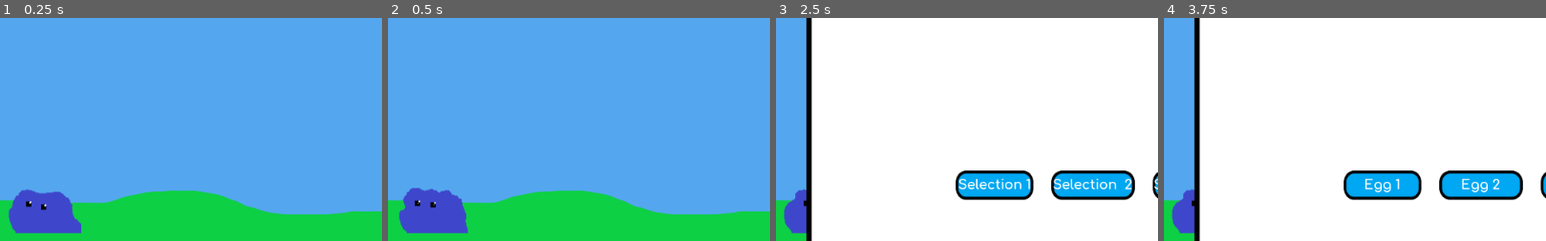
Above: before the commit, frames 1-4 (left to right).
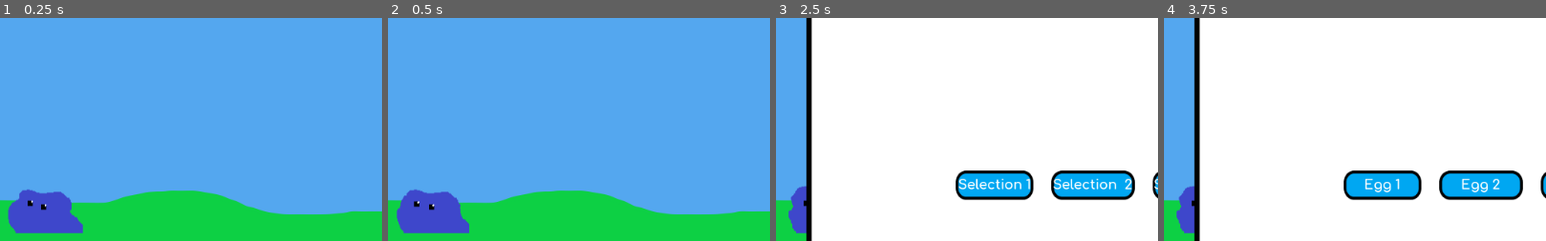
Above: after the commit, the same moments.

Repository: Elephant34/Bllob
Game: Godot game, scene res://scenes/bllob/main.tscn
Two runs of this game, one before a commit and one after it. Both use one fixed random seed, a clock stepped at 60 frames per second and the inputs below.
Inputs (mouse positions are % of the whole screen's width and height, from its top left):
- Up to frame 1 (0.25 s): no input
- Up to frame 2 (0.5 s): no input
- Up to frame 3 (2.5 s): click (48, 5) at 0.5 s; click (63, 5) at 1.25 s; click (77, 5) at 2 s
- Up to frame 4 (3.75 s): click (92, 5) at 2.75 s; click (37, 65) at 3.5 s
The pictures show only the part of the screen within x 8-58%, y 28-78%; the shares and areas given below are measured in that part.

The runs differ from the first frame. In frame 1, 0.2% of the frame differs, in the area x 2-22%, y 76-97%; in frame 2, 0.6%; in frame 3, 0.3%; in frame 4, 0.3%.

Commit message:
Added more bllob data to load and save

Diff:
--- a/scenes/GUI/GUI.gd
+++ b/scenes/GUI/GUI.gd
@@ -1,48 +1,49 @@
 extends Control
 
-# Stores the last button press to hide/show the panel
+# Stores the last button press to hide/show the menu_panel
 var last_pressed
 
 func _ready():
 	# Hide all panel elements just in case I forget to hide them manually
-	hide_panel(true)
+	hide_menu_panel(true)
+	$Node/BllobPanel.visible = false
 
 func _input(event):
 	# Close the panel if esc is pressed
 	if event.is_action_pressed("ui_cancel"):
-		hide_panel(true)
+		hide_menu_panel(true)
 		last_pressed = null
 
-func panel_button_pressed(button):
+func menu_panel_button_pressed(button):
 	"""
 	Called when a button which should trigger the panel is pressed
 	Accepted buttons- games, shop, breeding, hatchery
 	"""
 	if last_pressed == button:
-		hide_panel(true)
+		hide_menu_panel(true)
 		button = null
 	else:
-		hide_panel()
-		$Node/Panel.visible = true
+		hide_menu_panel()
+		$Node/MenuPanel.visible = true
 		match button:
 			"games":
-				$Node/Panel/GamesPanel.visible = true
+				$Node/MenuPanel/GamesPanel.visible = true
 			"shop":
-				$Node/Panel/ShopPanel.visible = true
+				$Node/MenuPanel/ShopPanel.visible = true
 			"breeding":
-				$Node/Panel/BreedingPanel.visible = true
+				$Node/MenuPanel/BreedingPanel.visible = true
 			"hatchery":
-				$Node/Panel/HatcheryPanel.visible = true
+				$Node/MenuPanel/HatcheryPanel.visible = true
 
 	last_pressed=button
 
-func hide_panel(panel=false):
+func hide_menu_panel(panel=false):
 	"""
 	Hides the panel's children and if panel is true itself as well
 	"""
 	if panel:
-		$Node/Panel.visible = false
-	$Node/Panel/GamesPanel.visible = false
-	$Node/Panel/ShopPanel.visible = false
-	$Node/Panel/BreedingPanel.visible = false
-	$Node/Panel/HatcheryPanel.visible = false
+		$Node/MenuPanel.visible = false
+	$Node/MenuPanel/GamesPanel.visible = false
+	$Node/MenuPanel/ShopPanel.visible = false
+	$Node/MenuPanel/BreedingPanel.visible = false
+	$Node/MenuPanel/HatcheryPanel.visible = false
--- a/scenes/GUI/GUI.tscn
+++ b/scenes/GUI/GUI.tscn
@@ -7,6 +7,7 @@
 [ext_resource path="res://scenes/GUI/shop_panel.tscn" type="PackedScene" id=5]
 [ext_resource path="res://scenes/GUI/breeding_panel.tscn" type="PackedScene" id=6]
 [ext_resource path="res://scenes/GUI/hatchery_panel.tscn" type="PackedScene" id=7]
+[ext_resource path="res://assets/font/TitleFont.tres" type="DynamicFont" id=8]
 
 [sub_resource type="StyleBoxFlat" id=1]
 bg_color = Color( 1, 1, 1, 1 )
@@ -115,7 +116,7 @@
 margin_bottom = 30.0
 text = "Hatchery"
 
-[node name="Panel" type="Panel" parent="Node"]
+[node name="MenuPanel" type="Panel" parent="Node"]
 visible = false
 margin_left = 128.0
 margin_top = 64.0
@@ -126,17 +127,135 @@
 "_edit_use_anchors_": false
 }
 
-[node name="GamesPanel" parent="Node/Panel" instance=ExtResource( 4 )]
-visible = false
-
-[node name="ShopPanel" parent="Node/Panel" instance=ExtResource( 5 )]
-visible = false
-
-[node name="BreedingPanel" parent="Node/Panel" instance=ExtResource( 6 )]
-visible = false
-
-[node name="HatcheryPanel" parent="Node/Panel" instance=ExtResource( 7 )]
-visible = false
+[node name="GamesPanel" parent="Node/MenuPanel" instance=ExtResource( 4 )]
+visible = false
+
+[node name="ShopPanel" parent="Node/MenuPanel" instance=ExtResource( 5 )]
+visible = false
+
+[node name="BreedingPanel" parent="Node/MenuPanel" instance=ExtResource( 6 )]
+visible = false
+
+[node name="HatcheryPanel" parent="Node/MenuPanel" instance=ExtResource( 7 )]
+visible = false
+
+[node name="BllobPanel" type="Panel" parent="Node"]
+visible = false
+margin_left = 128.0
+margin_top = 64.0
+margin_right = 896.0
+margin_bottom = 512.0
+custom_styles/panel = SubResource( 1 )
+__meta__ = {
+"_edit_use_anchors_": false
+}
+
+[node name="Title" type="Label" parent="Node/BllobPanel"]
+margin_left = 32.0
+margin_top = 32.0
+margin_right = 167.0
+margin_bottom = 89.0
+custom_fonts/font = ExtResource( 8 )
+text = "Bllob"
+__meta__ = {
+"_edit_use_anchors_": false
+}
+
+[node name="Health" type="Label" parent="Node/BllobPanel"]
+margin_left = 72.0
+margin_top = 96.0
+margin_right = 171.0
+margin_bottom = 117.0
+custom_fonts/font = ExtResource( 1 )
+custom_colors/font_color = Color( 0, 0, 0, 1 )
+text = "Health:"
+__meta__ = {
+"_edit_use_anchors_": false
+}
+
+[node name="Hunger" type="Label" parent="Node/BllobPanel"]
+margin_left = 208.0
+margin_top = 96.0
+margin_right = 316.0
+margin_bottom = 117.0
+custom_fonts/font = ExtResource( 1 )
+custom_colors/font_color = Color( 0, 0, 0, 1 )
+text = "Hunger:"
+__meta__ = {
+"_edit_use_anchors_": false
+}
+
+[node name="Happiness" type="Label" parent="Node/BllobPanel"]
+margin_left = 352.0
+margin_top = 96.0
+margin_right = 490.0
+margin_bottom = 117.0
+custom_fonts/font = ExtResource( 1 )
+custom_colors/font_color = Color( 0, 0, 0, 1 )
+text = "Happiness:"
+__meta__ = {
+"_edit_use_anchors_": false
+}
+
+[node name="Age" type="Label" parent="Node/BllobPanel"]
+margin_left = 72.0
+margin_top = 144.0
+margin_right = 117.0
+margin_bottom = 165.0
+custom_fonts/font = ExtResource( 1 )
+custom_colors/font_color = Color( 0, 0, 0, 1 )
+text = "Age: "
+__meta__ = {
+"_edit_use_anchors_": false
+}
+
+[node name="LifeStage" type="Label" parent="Node/BllobPanel"]
+margin_left = 72.0
+margin_top = 168.0
+margin_right = 175.0
+margin_bottom = 189.0
+custom_fonts/font = ExtResource( 1 )
+custom_colors/font_color = Color( 0, 0, 0, 1 )
+text = "Life Stage: "
+__meta__ = {
+"_edit_use_anchors_": false
+}
+
+[node name="Strength" type="Label" parent="Node/BllobPanel"]
+margin_left = 72.0
+margin_top = 208.0
+margin_right = 158.0
+margin_bottom = 229.0
+custom_fonts/font = ExtResource( 1 )
+custom_colors/font_color = Color( 0, 0, 0, 1 )
+text = "Strength:"
+__meta__ = {
+"_edit_use_anchors_": false
+}
+
+[node name="Agility" type="Label" parent="Node/BllobPanel"]
+margin_left = 72.0
+margin_top = 256.0
+margin_right = 165.0
+margin_bottom = 277.0
+custom_fonts/font = ExtResource( 1 )
+custom_colors/font_color = Color( 0, 0, 0, 1 )
+text = "Agility:"
+__meta__ = {
+"_edit_use_anchors_": false
+}
+
+[node name="Staminer" type="Label" parent="Node/BllobPanel"]
+margin_left = 72.0
+margin_top = 232.0
+margin_right = 161.0
+margin_bottom = 253.0
+custom_fonts/font = ExtResource( 1 )
+custom_colors/font_color = Color( 0, 0, 0, 1 )
+text = "Staminer:"
+__meta__ = {
+"_edit_use_anchors_": false
+}
 
 [editable path="Node/Games"]
 
--- a/scenes/bllob/bllob.gd
+++ b/scenes/bllob/bllob.gd
@@ -1,23 +1,30 @@
 extends AnimatedSprite
 
 
+var mouse_entered = false
+
+# ==================
+# Bllob Attributes
+# ==================
 var id
+
 var age
+var life_stage
 
-var mouse_entered=false
+var health
+var hunger
+var happiness
 
-# Temporary function to set variables until I link it to main
-#func _ready():
-#	id = 0
-#	age = 0
+var strength
+var agility
+var staminer
 
 
 func _on_baby_mouse_entered():
-	mouse_entered=true
-
+	mouse_entered = true
 
 func _on_baby_mouse_exited():
-	mouse_entered=false
+	mouse_entered = false
 
 func _input(event):
 	# Checks if the mouse is in the bllob and if the input was a mouse press
@@ -29,4 +36,31 @@
 				print("In debug %s- cannot call GUI" % id)
 				return
 
+			# Call the parent function to display bllob gui
 			get_parent().bllob_selected(id)
+
+
+func add_data(bllob_data):
+	"""
+	Sets the bllobs variables from a dictionary
+	"""
+
+	# Sets the bllob position
+	position.x = bllob_data[id]["position"][0]
+	position.y = bllob_data[id]["position"][1]
+
+	# Sets the bllobs internal variables
+	age = bllob_data[id]["age"]
+	health = bllob_data[id]["health"]
+	hunger = bllob_data[id]["hunger"]
+	happiness = bllob_data[id]["happiness"]
+	strength = bllob_data[id]["strength"]
+	agility = bllob_data[id]["agility"]
+	staminer = bllob_data[id]["staminer"]
+
+	# Sets the correct animation and therefore the correct texture for sprite
+	if age >= 0:
+		life_stage = "adult"
+
+	animation=life_stage
+	playing=true
--- a/scenes/bllob/bllob.tscn
+++ b/scenes/bllob/bllob.tscn
@@ -10,7 +10,7 @@
 animations = [ {
 "frames": [ ExtResource( 4 ), ExtResource( 2 ), ExtResource( 5 ), ExtResource( 1 ) ],
 "loop": true,
-"name": "baby1",
+"name": "adult",
 "speed": 3.0
 } ]
 
@@ -19,9 +19,7 @@
 
 [node name="Bllob" type="AnimatedSprite"]
 frames = SubResource( 1 )
-animation = "baby1"
-frame = 1
-playing = true
+animation = "adult"
 script = ExtResource( 3 )
 
 [node name="baby" type="Area2D" parent="."]
--- a/scenes/bllob/main.gd
+++ b/scenes/bllob/main.gd
@@ -36,15 +36,10 @@
 		# Instances all the bllobs
 		var bllob = bllob_scene.instance()
 
+		# Addes the bllobs and set the varaibles
 		add_child(bllob)
-
-		# Sets the bllob position
-		bllob.position.x = bllob_data[bllob_id]["position"][0]
-		bllob.position.y = bllob_data[bllob_id]["position"][1]
-
-		# Sets the bllobs internal variables
 		bllob.id = bllob_id
-		bllob.age = bllob_data[bllob_id]["age"]
+		bllob.add_data(bllob_data)
 
 	update_coin_count()
 
@@ -69,21 +64,30 @@
 # ======================
 
 func _on_GamesBtn_pressed():
-	$GUI.panel_button_pressed("games")
+	$GUI.menu_panel_button_pressed("games")
 
 func _on_ShopBtn_pressed():
-	$GUI.panel_button_pressed("shop")
+	$GUI.menu_panel_button_pressed("shop")
 
 func _on_BreedingBtn_pressed():
-	$GUI.panel_button_pressed("breeding")
+	$GUI.menu_panel_button_pressed("breeding")
 
 func _on_HatcheryBtn_pressed():
-	$GUI.panel_button_pressed("hatchery")
+	$GUI.menu_panel_button_pressed("hatchery")
 
 
 func update_coin_count():
-	# Updates the label showing coins
+	"""
+	Updates the label showing coin count
+	"""
 	$GUI/Node/Coins.text = "Coins: %s" % coins
+
+
+func bllob_selected(bllob_id):
+	"""
+	Brings up the bllob gui panel displaying it's data
+	"""
+	print("Bllob selected %s" % bllob_id)
 
 
 # ================
@@ -132,9 +136,12 @@
 	bllob_data = {
 		"0": {
 			"age": 0,
-			"position": [148, 424]
+			"position": [148, 424],
+			"health": 100,
+			"hunger": 100,
+			"happiness": 100,
+			"strength": 10,
+			"agility":10,
+			"staminer":10,
 		}
 	}
-
-func bllob_selected(bllob_id):
-	print("Bllob selected %s" % bllob_id)
Not shown: 1 places in scenes/GUI/GUI.tscn that only renumber resources
